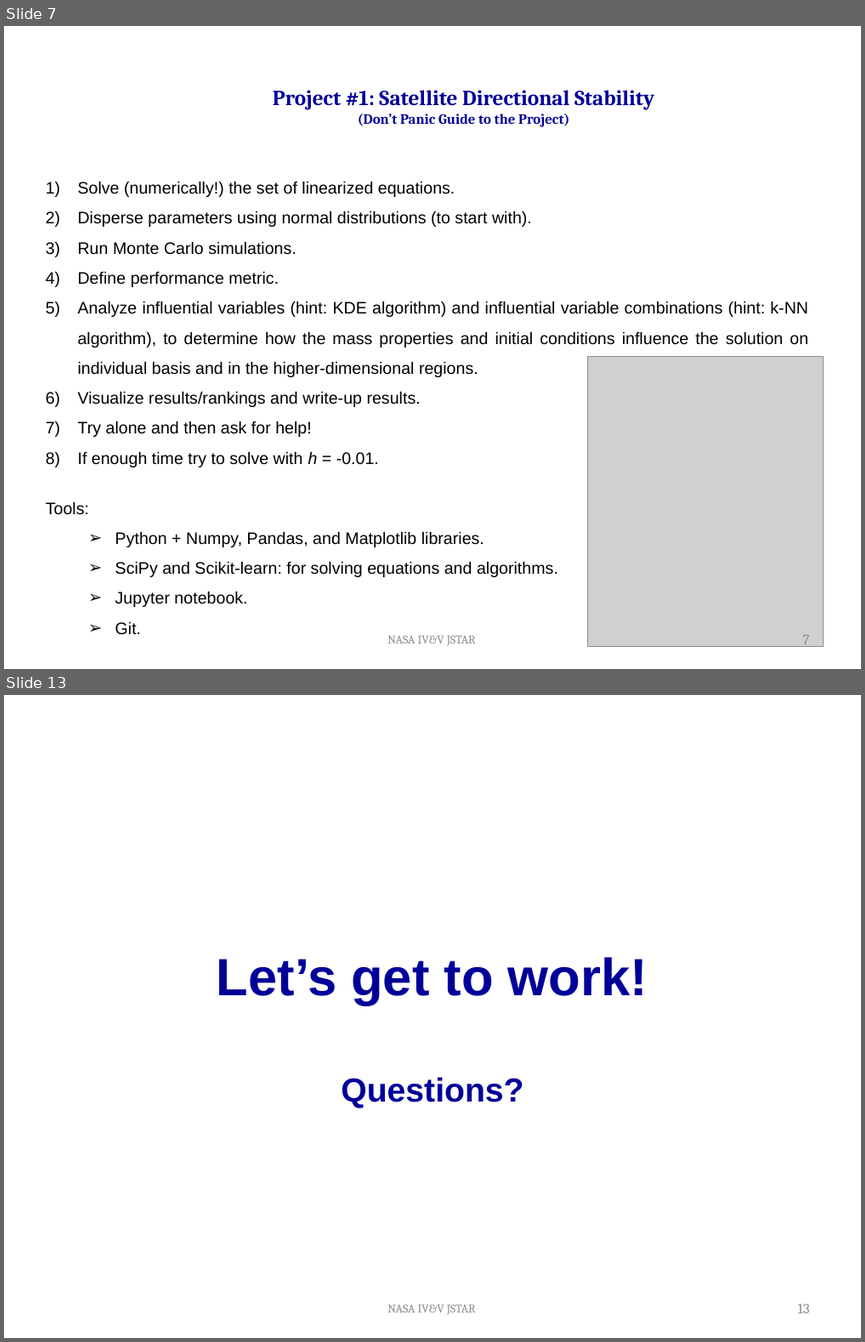
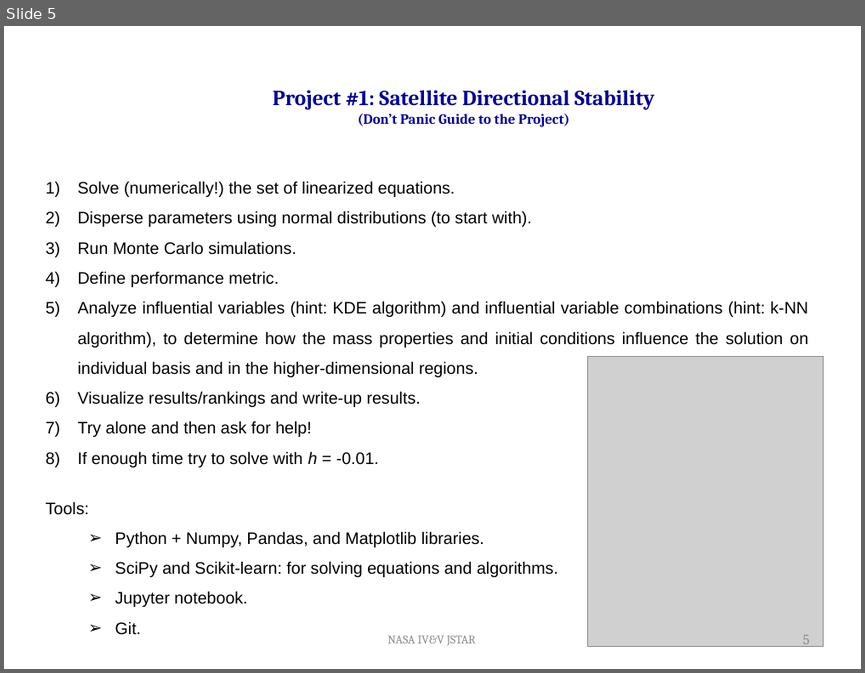
Before and after one commit to Carl5163/NASA_Project1, a slide deck: FSU_Spolaor_1.18.pptx. Shown one above the other, each under a label of ours: slides 7 and 13 before the commit, slide 5 after it; the slides between them are not shown. The pictures are 865x1342 and 865x673 pixels, drawn with LibreOffice and Linux fonts; fonts in the diff are those of the drawing; grey boxes stand for pictures; background and template pictures are left out. Boxes give left, top, right and bottom in pixels: in the first picture for what was removed or moved away, otherwise in the second. Text is boxed around its words. In the diff, an @@ line names an element or a change of style, - is before the commit and + after.

```diff
--- a/FSU_Spolaor_1.18.pptx
+++ b/FSU_Spolaor_1.18.pptx
@@ slide 13 removed at (4, 695, 861, 1338), background #FFFFFF @@
@@ title removed at (216, 957, 647, 1108) @@
-Let’s get to work!
-Questions?
@@ text removed at (387, 1304, 476, 1315) @@
-NASA IV&V JSTAR
@@ page number removed at (798, 1304, 810, 1313) @@
-13
@@ what was slide 7 is now slide 5 @@
@@ page number at (803, 635, 810, 648): text changed @@
-7
+5
```
Also in this commit, not shown: 7 other slides removed.
